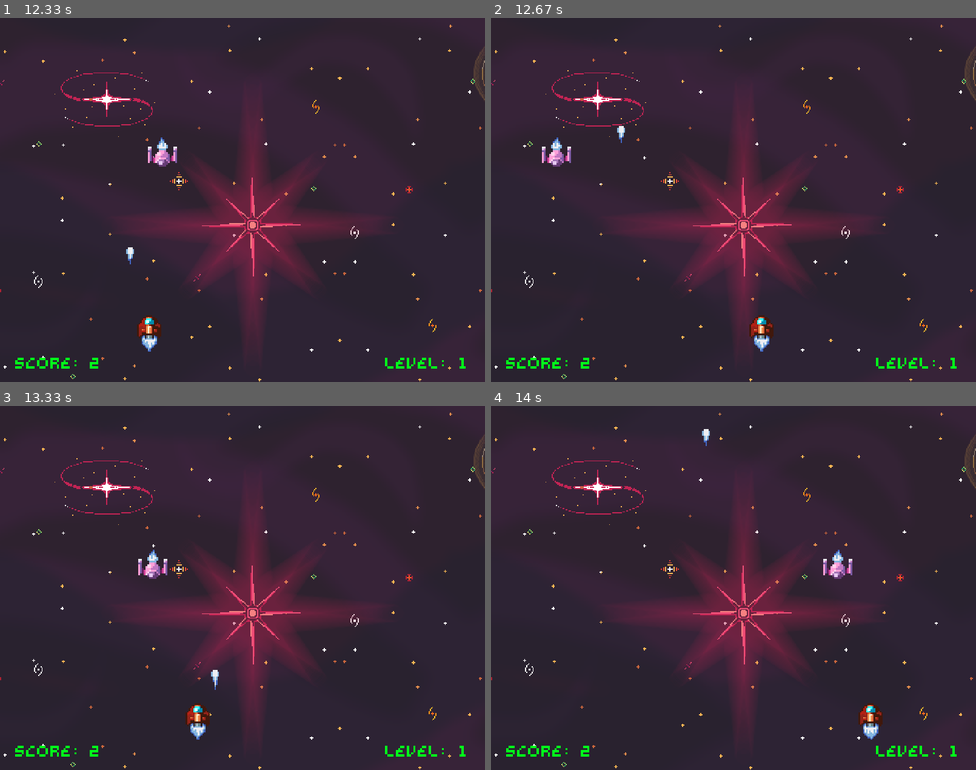
Above: before the commit, frames 1-4 (two rows, left to right).
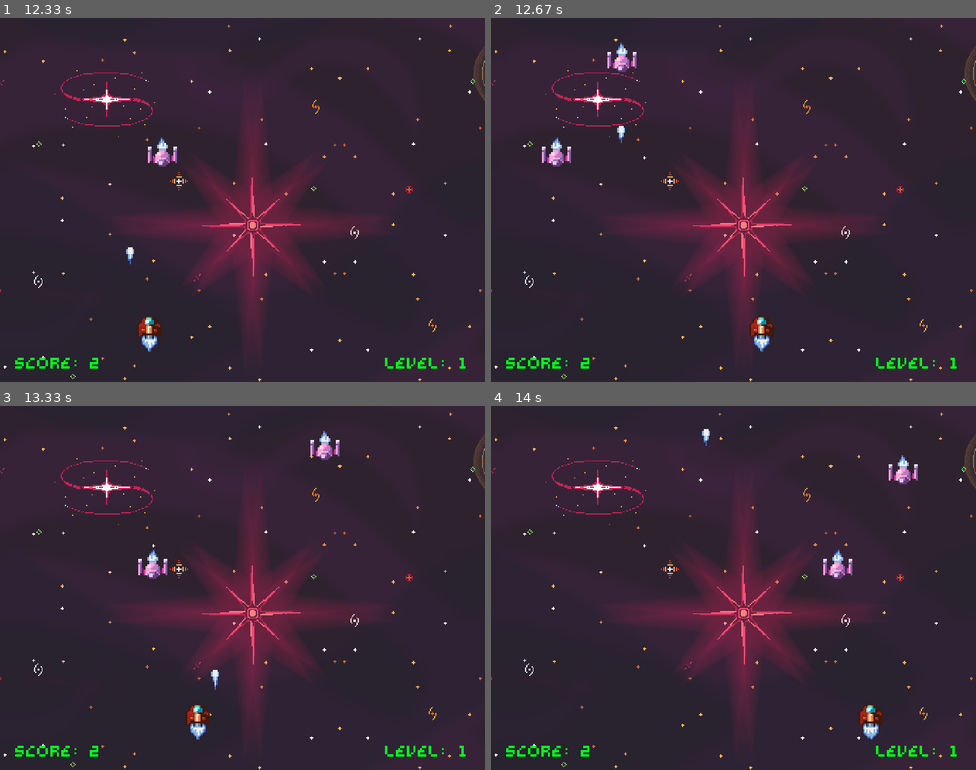
Above: after the commit, the same moments.

Repository: lwohh/Galactic-Invasion-PyGame-Project
Game: pygame game, started from assets/merged_game.py
Same seed, same stepped clock (60 frames per second), same inputs: the game is played once before the commit and once after it.
Inputs (mouse positions are in pixels of both pictures, inside the frame that each line leads up to):
- Up to frame 1 (12.33 s): click (242, 200) at 0.38 s; hold Left 2.23-2.7 s; hold Right 2.73-3.37 s; tap Space at 2.8, 3.1, 3.47, 3.77, 3.97, 4.27, 4.47, 4.77, 4.97, 5.27, 5.53, 5.83, 5.97, 6.27, 6.63, 6.93, 7.13, 7.43, 7.63, 7.93, 8.13, 8.43, 8.7, 9, 9.13, 9.43, 9.8, 10.1, 10.3, 10.6, 10.8, 11.1, 11.3, 11.6, 11.87, 12.17, 12.3 s; hold Left 3.4-3.87 s; hold Right 3.9-4.37 s; hold Right 4.4-4.87 s; hold Left 4.9-5.43 s; hold Left 5.47-5.87 s; hold Right 5.9-6.53 s; hold Left 6.57-7.03 s; hold Right 7.07-7.53 s; hold Right 7.57-8.03 s; hold Left 8.07-8.6 s; hold Left 8.63-9.03 s; hold Right 9.07-9.7 s; hold Left 9.73-10.2 s; hold Right 10.23-10.7 s; hold Right 10.73-11.2 s; hold Left 11.23-11.77 s; hold Left 11.8-12.2 s; hold Right from 12.23 s (still down)
- Up to frame 2 (12.67 s): keep holding Right; tap Space at 12.6 s
- Up to frame 3 (13.33 s): release Right at 12.87 s; hold Left from 12.9 s (still down); tap Space at 12.97, 13.27 s
- Up to frame 4 (14 s): release Left at 13.37 s; hold Right 13.4-13.87 s; tap Space at 13.47, 13.77, 13.97 s; hold Right from 13.9 s (still down)

Frame 1 is identical in both runs. In frame 2, 0.2% of the frame differs, in the area x 24-30%, y 6-15%; in frame 3, 0.2%; in frame 4, 0.2%.

Commit message:
adjusting difficulty

Diff:
--- a/assets/merged_game.py
+++ b/assets/merged_game.py
@@ -325,7 +325,6 @@
                         high_scores.insert(i, score)
                         high_scores.pop()
                         break
-                print(high_scores)
                 leaderboard()
 
             match level:
@@ -688,8 +687,8 @@
 
     # creates a new custom event
     faster_timer_event = pygame.event.custom_type()
-    # time between event triggers (10 seconds)
-    timer_event_timer = 10000
+    # time between event triggers (20 seconds)
+    timer_event_timer = 20000
     # sets the timer for this event
     pygame.time.set_timer(faster_timer_event, timer_event_timer)
 
@@ -776,7 +775,6 @@
                 player.pwr_up = False
                 bullet1.speed = bullet1.old_speed
                 bullet1.pwr_up = False
-                print(bullet1.speed)
 
             # checks for spacebar pressed, if bullet is ready to be fired, will add bullet1 to the bullet group
             if keys[pygame.K_SPACE] and bullet1.state == "ready":
@@ -813,6 +811,7 @@
                 boss_spawned = False
                 bullet1.state = "ready"
                 pygame.sprite.Group.empty(hit_boss)
+                print(boss_spawned)
 
 
         # checks power up collision
@@ -882,8 +881,6 @@
         boss_group.update()
         pwr_up_group.draw(screen)
         pwr_up_group.update()
-
-        print(bullet1.state)
 
 
         # refreshes the screen and keeps the fps at 60
